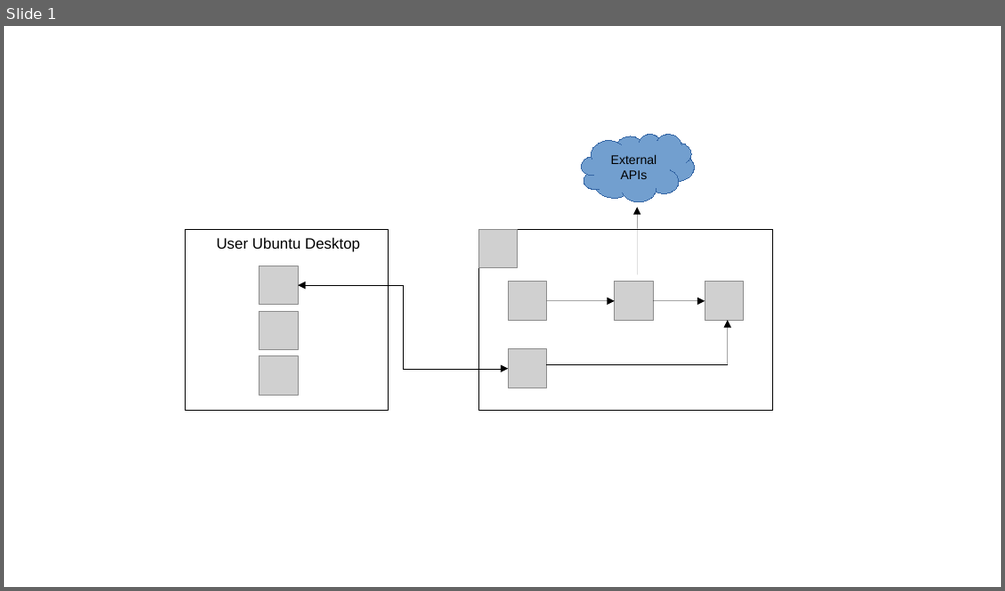
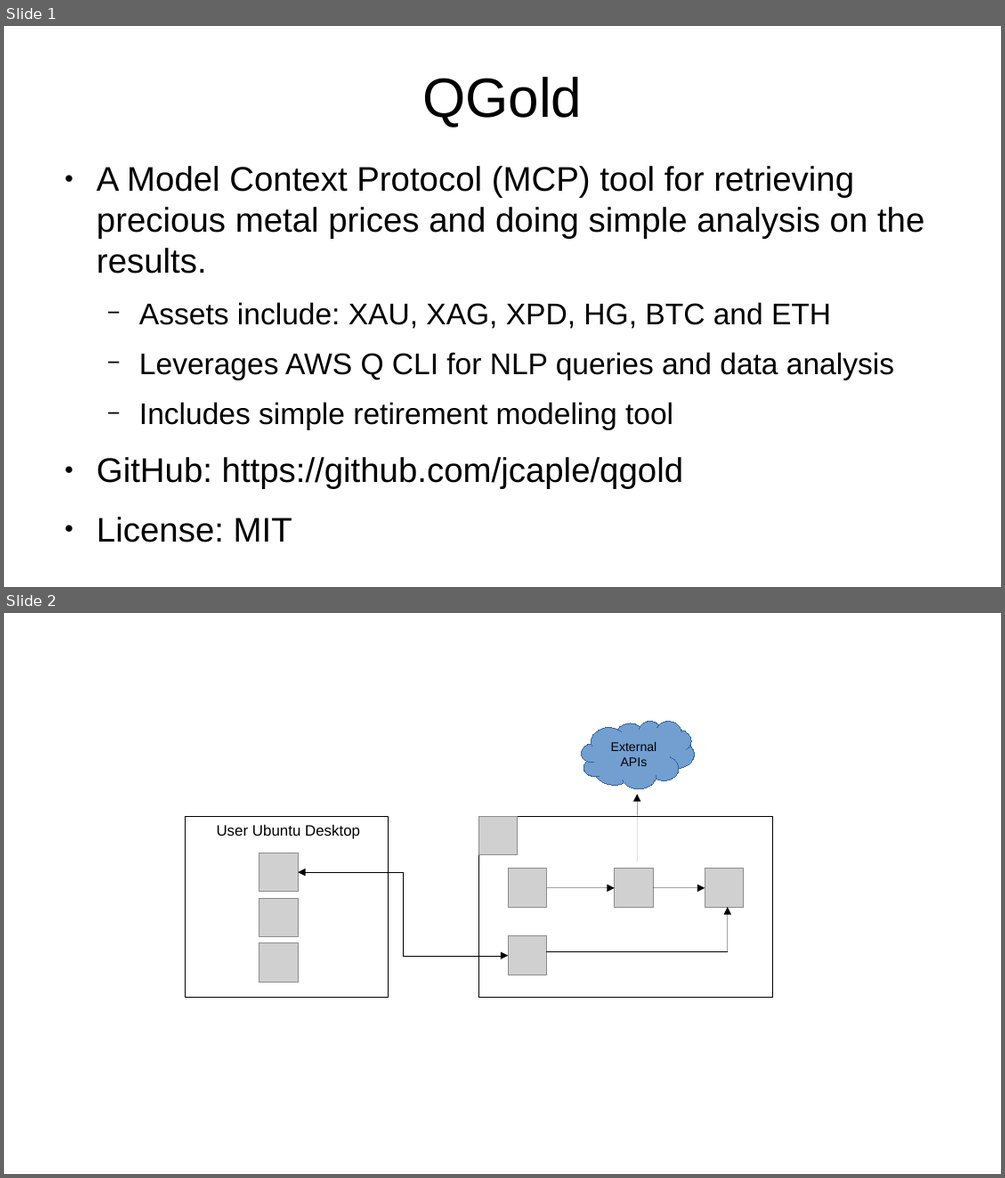
Before and after one commit to jcaple/qgold, a slide deck: arch-diagram-ppt.odp. Shown one above the other, each under a label of ours: slide 1 before the commit, slides 1 and 2 after it. The pictures are 1005x591 and 1005x1178 pixels, drawn with LibreOffice and Linux fonts; fonts in the diff are those of the drawing; grey boxes stand for pictures. Boxes give left, top, right and bottom in pixels: in the first picture for what was removed or moved away, otherwise in the second. Text is boxed around its words. In the diff, an @@ line names an element or a change of style, - is before the commit and + after.

```diff
--- a/arch-diagram-ppt.odp
+++ b/arch-diagram-ppt.odp
@@ slide 1 added at [4, 26, 1001, 587], background #FFFFFF @@
@@ title added at [422, 77, 582, 127], 44 pt, text #000000 @@
+QGold
@@ text added at [97, 166, 924, 489], 27.2 pt, text #000000 @@
+● A Model Context Protocol (MCP) tool for retrieving precious metal prices and doing simple analysis on the results.
+  − Assets include: XAU, XAG, XPD, HG, BTC and ETH
+  − Leverages AWS Q CLI for NLP queries and data analysis
+  − Includes simple retirement modeling tool
+● GitHub: https://github.com/jcaple/qgold
+● License: MIT
@@ what was slide 1 is now slide 2 @@
```
Also in this commit, not shown: 1 other slide added, 1 other file.
